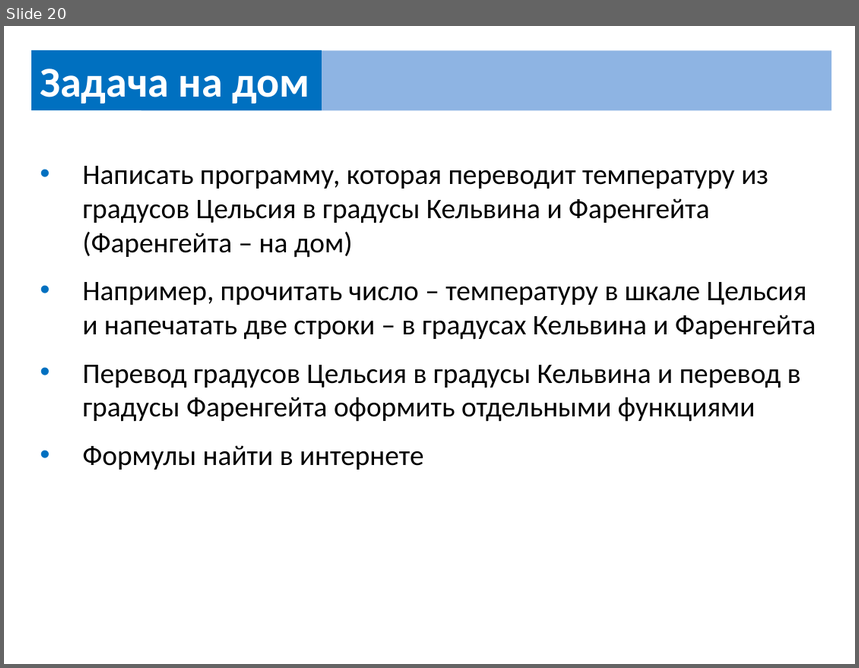
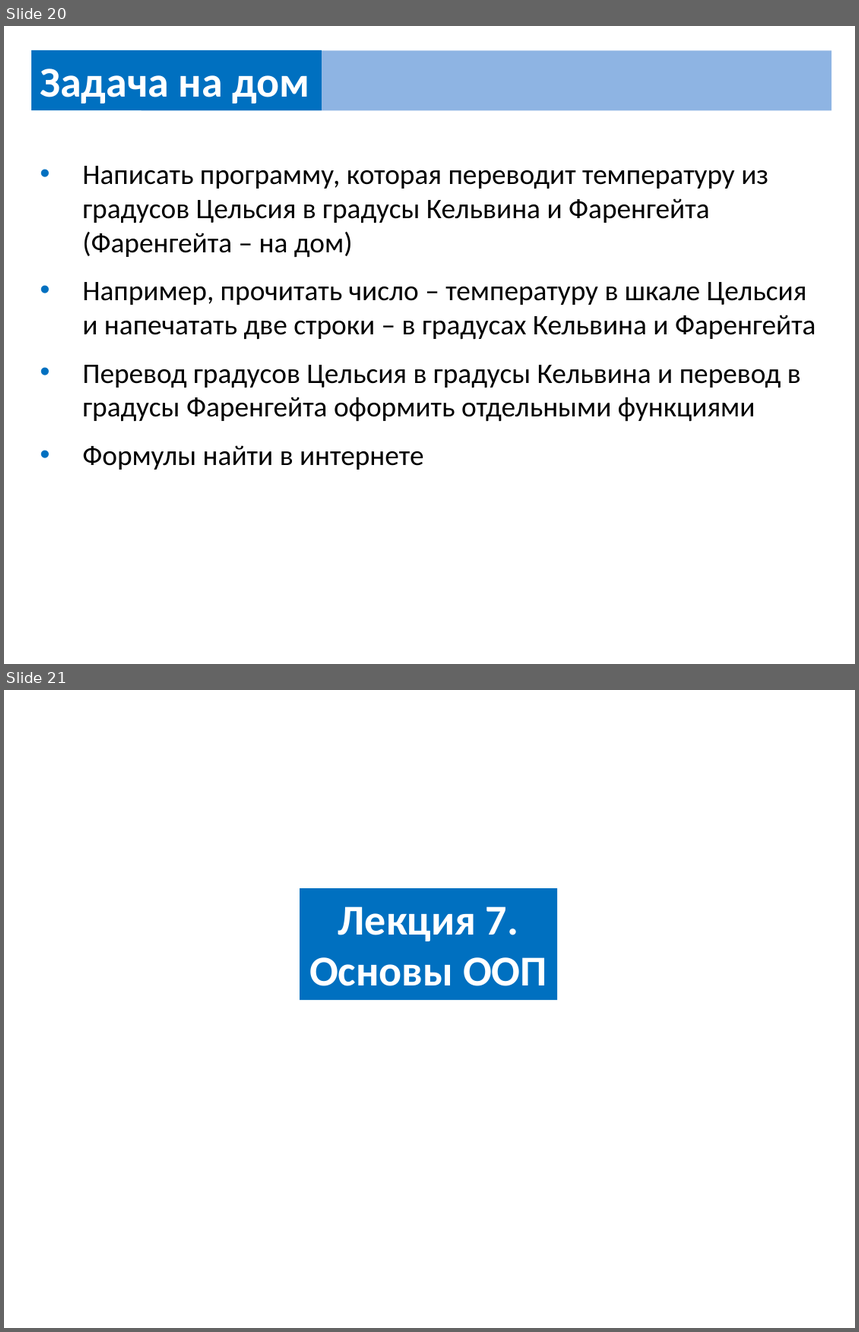
Before and after one commit to UsovaAnna/lesson, a slide deck: src/home/home_work.pptx. Shown one above the other, each under a label of ours: slide 20 before the commit, slides 20 and 21 after it. The pictures are 859x668 and 859x1332 pixels, drawn with LibreOffice and Linux fonts; fonts in the diff are those of the drawing. Boxes give left, top, right and bottom in pixels: in the first picture for what was removed or moved away, otherwise in the second. Text is boxed around its words. In the diff, an @@ line names an element or a change of style, - is before the commit and + after.

```diff
--- a/src/home/home_work.pptx
+++ b/src/home/home_work.pptx
@@ slide 21 added at [4, 690, 855, 1328], background #FFFFFF @@
@@ rectangle added at [300, 888, 557, 1000], fill #0070C0, 36 pt, text #FFFFFF, bold @@
+Лекция 7.
+Основы ООП
```
Also in this commit, not shown: 3 other slides added, 1 other file.
